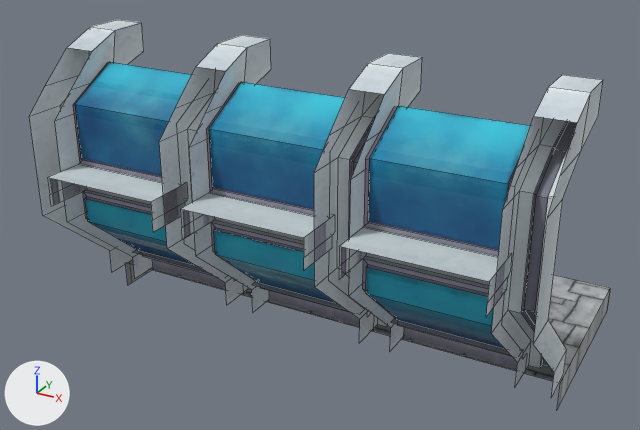
An edit to the FBX model aspenUnityProject/Assets/Art/models/props/HallwayModels/straight_hallway_side1.fbx, drawn before and after from the same camera.
One viewpoint serves both versions: a 50 mm lens placed at (6.68, -13.3, 7.78), pointed at (0.02, -1.2, 1.73). The axes (+X, +Y, +Z) are drawn at lower left. The lights are the same throughout. The older version comes first. Mesh edges are drawn as thin lines. Where no turn or scale is listed for an object, it has been applied to the vertices.

The first picture shows 'HallwayFloor1', 'StarightHWWallArch1', 'StarightHWWallArch2', 'StarightHWWallArch2.001', 'StarightHWWallArch2.002', 'StarightHWWindow1', 'StarightHWWindow2', 'StarightHWWindowFrame'.
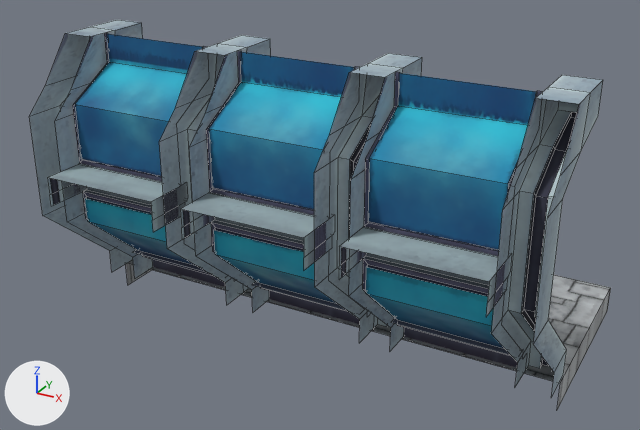
The newer file is also turned or shifted as a whole; pictures and numbers use the older file's frame.

Location of each change, (x1, y1, x2, y2) in pixels of the pictures (640 x 430 px; the box of a moved part takes in the faces that stretch with it):
'StarightHWWallArch1', surface changed, reshaped (darker)
    both: (29, 19, 603, 397)
'StarightHWWindow2', surface changed, reshaped (15% taller)
    before: (73, 62, 530, 256)
    after: (73, 33, 542, 256)
'StarightHWWindowFrame', surface changed (darker)
    both: (47, 163, 512, 317)
'StarightHWWindow1', surface changed
    both: (83, 191, 522, 351)
'StarightHWWallArch2.002', surface changed (darker)
    both: (391, 318, 518, 368)
'StarightHWWallArch2.001', surface changed (darker)
    both: (252, 281, 361, 324)
'StarightHWWallArch2', surface changed
    both: (132, 250, 226, 287)
part 1 of me_cube_056, moved or reshaped
    both: (46, 27, 115, 90)
part 2 of me_cube_056, moved or reshaped
    before: (176, 43, 247, 113)
    after: (175, 43, 247, 113)
part 3 of me_cube_056, moved or reshaped
    both: (330, 63, 403, 141)
part 4 of me_cube_056, moved or reshaped
    both: (516, 87, 591, 174)
part 5 of me_cube_052, added (blue)
    after: (105, 33, 542, 125)

The change, as a list of edits to the scene's bpy script:
```text
Change img_hallwaywall_base_color_png:
    img_hallwaywall_base_color_png: load_image('HallwayWall_Base_color.png', '_unpacked/HallwayWall_Base_color.png', 512, 512, 'Non-Color') -> load_image('HallwayWall_Base_color.png', 'WallsWindows/HallwayWall_Base_color.png', 512, 512, 'sRGB')
Change me_cube_056:
    where me_cube_056.from_pydata(...)  # 208 vertices, 164 faces; spans x -0.2..8.23, y -1.7..0.63, z -0.5..4.15
    used by ob_starighthwwallarch1; location = (-3.84, -1.82, 0.5)
    me_cube_056 part 1
    me_cube_056.vertices[20].co: (-0.2, -0.7, 3.91) -> (-0.2, -0.7, 4.15)  # pixel (66, 47) -> pixel (65, 33)
    me_cube_056.vertices[23].co: (0.35, -0.7, 3.91) -> (0.35, -0.7, 4.15)  # pixel (92, 51) -> pixel (90, 36)
    me_cube_056 part 2
    me_cube_056.vertices[72].co: (2.43, -0.7, 3.91) -> (2.43, -0.7, 4.15)  # pixel (195, 66) -> pixel (194, 51)
    me_cube_056.vertices[75].co: (2.98, -0.7, 3.91) -> (2.98, -0.7, 4.15)  # pixel (225, 71) -> pixel (225, 55)
    me_cube_056 part 3
    me_cube_056.vertices[124].co: (5.05, -0.7, 3.91) -> (5.05, -0.7, 4.15)  # pixel (348, 89) -> pixel (349, 72)
    me_cube_056.vertices[127].co: (5.6, -0.7, 3.91) -> (5.6, -0.7, 4.15)  # pixel (384, 94) -> pixel (385, 77)
    me_cube_056 part 4
    me_cube_056.vertices[176].co: (7.68, -0.7, 3.91) -> (7.68, -0.7, 4.15)  # pixel (533, 116) -> pixel (535, 98)
    me_cube_056.vertices[179].co: (8.23, -0.7, 3.91) -> (8.23, -0.7, 4.15)  # pixel (577, 122) -> pixel (579, 104)
Change me_cube_052:
    used by ob_starighthwwindow2; location = (-2.84, -3.59, 3.15)
    remove me_cube_052.from_pydata(...)  # 54 vertices, 36 faces; spans x -0.65..6.68, y 0.47..1.4, z -0.5..1.04
    add me_cube_052.from_pydata(...)  # 72 vertices, 51 faces; spans x -0.65..6.68, y 0.47..1.4, z -0.5..1.5
    me_cube_052 part 5
    12 new vertices lie (0.0, 0.0, 0.5) away from vertices in x -0.65..6.68, y 1.4, z 1.0
    6 new vertices lie (0.0, 0.0, 0.46) away from vertices in x -0.58..6.6, y 1.37, z 1.04
    12 new faces join them, mat_hallwaywall_001 (picture img_hallwaywall_base_color_png)
    3 new faces join them, mat_hallwaywindow
```
